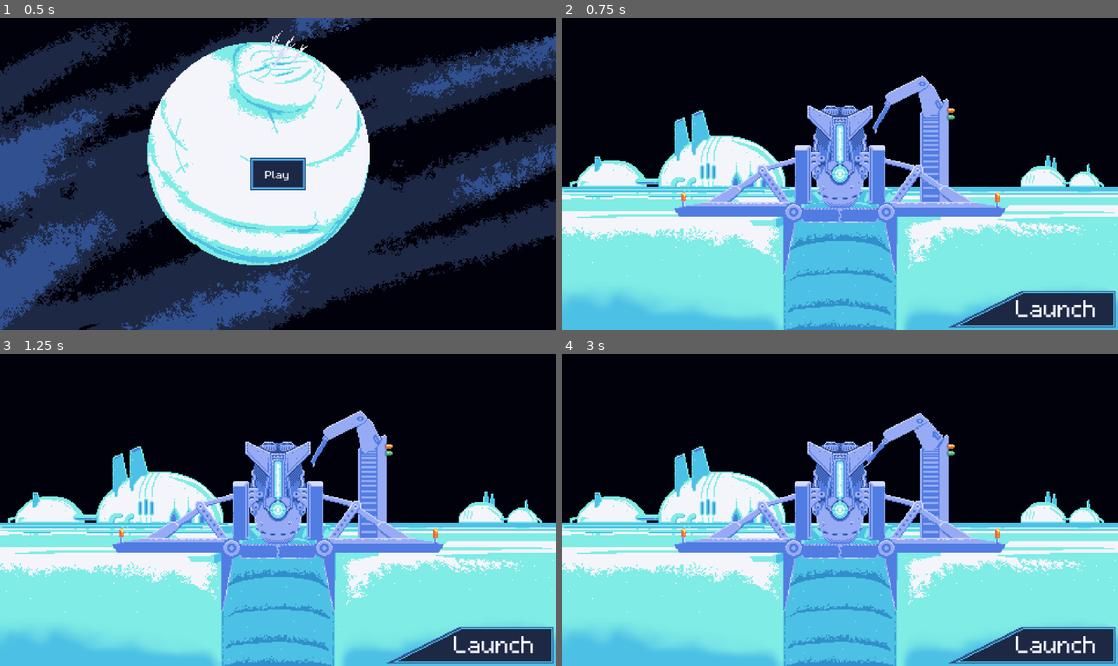
Above: before the commit, frames 1-4 (two rows, left to right).
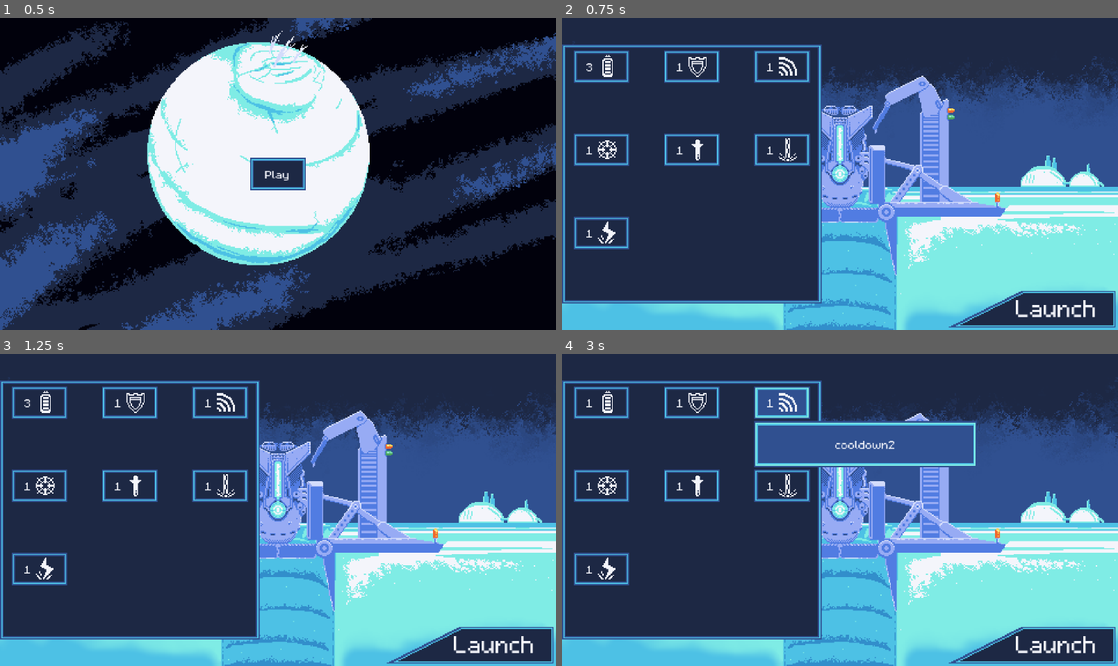
Above: after the commit, the same moments.

Repository: austingwatson/Depths
Game: Godot game, scene res://scenes/title_screen.tscn
The game is run twice, just before and just after one commit, with the same random seed, the same clock (stepped at 60 frames per second) and the same inputs.
Inputs (mouse positions are in pixels of both pictures, inside the frame that each line leads up to):
- Up to frame 1 (0.5 s): no input
- Up to frame 2 (0.75 s): click "Play" at 0.5 s
- Up to frame 3 (1.25 s): no input
- Up to frame 4 (3 s): click (600, 403) at 1.27 s; click (689, 403) at 2.02 s; click (784, 403) at 2.77 s

Frame 1 is identical in both runs. In frame 2, 66% of the frame differs, in the area x 0-100%, y 0-92%; in frame 3, 66%; in frame 4, 68%.

Commit message:
added shop

Diff:
--- a/resources/perm_stats.gd
+++ b/resources/perm_stats.gd
@@ -23,7 +23,7 @@
 @export var sonar_cooldown := 0.0
 
 @export_category("Weapons")
-@export var unlocked_weapns := [true, false, false]
+@export var unlocked_weapons := [true, false, false]
 @export var damage := 0
 @export var range := 0.0
 @export var weapon_cooldown := 0.0
@@ -47,7 +47,54 @@
 @export var shock_range := 0.0
 
 var store := {
-	"unlock_laser": 1,
+	"energy1": 3,
+	"energy2": 1,
+	"energy3": 1,
+
+	"health1": 1,
+	"health2": 1,
+	"health3": 1,
+
+	"cooldown1": 1,
+	"cooldown2": 1,
+	"cooldown3": 1,
+
+	"damage1": 1,
+	"damage2": 1,
+	"damage3": 1,
+
+	"homing": 1,
+
+	"laser": 1,
+	"laser_cost": 1,
+
+	"shock": 1,
+	"shock_range": 1,
+}
+var upgrades := {
+	"energy1": 125.0,
+	"energy2": 150.0,
+	"energy3": 200.0,
+
+	"health1": 15,
+	"health2": 20,
+	"health3": 25,
+
+	"cooldown1": 4.0,
+	"cooldown2": 3.0,
+	"cooldown3": 2.0,
+
+	"damage1": 2,
+	"damage2": 3,
+	"damage3": 4,
+
+	"homing": 100.0,
+
+	"laser": true,
+	"laser_cost": 50.0,
+
+	"shock": true,
+	"shock_range": 200.0 ,
 }
 
 
@@ -55,10 +102,15 @@
 	research += amount
 
 
+func have_enough(unlock: String) -> bool:
+	return store[unlock] <= research
+
+
 func buy(unlock: String) -> bool:
-	if store[unlock] >= research:
+	if store[unlock] <= research:
 		research -= store[unlock]
 		store.erase(unlock)
+		upgrade(unlock)
 		return true
 
 	return false
@@ -66,5 +118,43 @@
 
 func upgrade(unlock: String) -> void:
 	match unlock:
-		"unlock_laser":
-			unlocked_weapns[1] = true
+		"energy1":
+			max_energy = upgrades[unlock]
+		"energy2":
+			max_energy = upgrades[unlock]
+		"energy3":
+			max_energy = upgrades[unlock]
+
+		"health1":
+			max_health = upgrades[unlock]
+		"health2":
+			max_health = upgrades[unlock]
+		"health3":
+			max_health = upgrades[unlock]
+
+		"cooldown1":
+			sonar_cooldown = upgrades[unlock]
+		"cooldown2":
+			sonar_cooldown = upgrades[unlock]
+		"cooldown3":
+			sonar_cooldown = upgrades[unlock]
+
+		"damage1":
+			damage = upgrades[unlock]
+		"damage2":
+			damage = upgrades[unlock]
+		"damage3":
+			damage = upgrades[unlock]
+
+		"homing":
+			torpedo_homing = upgrades[unlock]
+
+		"laser":
+			unlocked_weapons[1] = upgrades[unlock]
+		"laser_cost":
+			laser_energy = upgrades[unlock]
+
+		"shock":
+			unlocked_weapons[2] = upgrades[unlock]
+		"shock_range":
+			shock_range = upgrades[unlock]
--- a/resources/player_stats.tres
+++ b/resources/player_stats.tres
@@ -4,7 +4,7 @@
 
 [resource]
 script = ExtResource("1_wld0n")
-research = 0
+research = 10
 max_speed = 200.0
 acceleration = 100.0
 deceleration = 300.0
@@ -16,7 +16,7 @@
 max_radius = 1000.0
 duration = 5.0
 sonar_cooldown = 5.0
-unlocked_weapns = [true, false, false]
+unlocked_weapons = [true, false, false]
 damage = 0
 range = 1000.0
 weapon_cooldown = 1.0
--- a/scenes/basecamp.tscn
+++ b/scenes/basecamp.tscn
@@ -1,11 +1,13 @@
-[gd_scene load_steps=24 format=3 uid="uid://cyrye5ioh3apg"]
+[gd_scene load_steps=26 format=3 uid="uid://cyrye5ioh3apg"]
 
 [ext_resource type="Script" uid="uid://bayslq4t0gjpo" path="res://scripts/basecamp.gd" id="1_saea2"]
 [ext_resource type="Texture2D" uid="uid://c6jh7urx1kx6w" path="res://assets/textures/level/basecamp_landscape.png" id="2_e2wlb"]
+[ext_resource type="Texture2D" uid="uid://bh7ivwy1m7hpj" path="res://assets/textures/level/sky_scrollable.png" id="2_nxq54"]
 [ext_resource type="Texture2D" uid="uid://qq6n2y0wj6b4" path="res://assets/textures/ui/ui_sheet.png" id="2_saea2"]
 [ext_resource type="Texture2D" uid="uid://c1vsexbykefwl" path="res://assets/textures/level/big_sub.png" id="3_cltb7"]
 [ext_resource type="Texture2D" uid="uid://c856mqgpegm55" path="res://assets/textures/level/repair_arm.png" id="4_nxq54"]
 [ext_resource type="Texture2D" uid="uid://cku7x63j1kd7m" path="res://assets/textures/level/dock_animation.png" id="5_cdnnk"]
+[ext_resource type="PackedScene" uid="uid://r21ikn6owpl5" path="res://scenes/ui/shop.tscn" id="8_cdnnk"]
 
 [sub_resource type="AtlasTexture" id="AtlasTexture_f3dic"]
 atlas = ExtResource("4_nxq54")
@@ -96,6 +98,33 @@
 [sub_resource type="AtlasTexture" id="AtlasTexture_nxq54"]
 atlas = ExtResource("2_saea2")
 region = Rect2(400, 48, 144, 32)
+
+[sub_resource type="Animation" id="Animation_cltb7"]
+length = 0.001
+tracks/0/type = "value"
+tracks/0/imported = false
+tracks/0/enabled = true
+tracks/0/path = NodePath("Dock:frame")
+tracks/0/interp = 1
+tracks/0/loop_wrap = true
+tracks/0/keys = {
+"times": PackedFloat32Array(0),
+"transitions": PackedFloat32Array(1),
+"update": 1,
+"values": [0]
+}
+tracks/1/type = "value"
+tracks/1/imported = false
+tracks/1/enabled = true
+tracks/1/path = NodePath("Sub:position")
+tracks/1/interp = 1
+tracks/1/loop_wrap = true
+tracks/1/keys = {
+"times": PackedFloat32Array(0),
+"transitions": PackedFloat32Array(1),
+"update": 0,
+"values": [Vector2(0, 0)]
+}
 
 [sub_resource type="Animation" id="Animation_o8cly"]
 resource_name = "launch"
@@ -124,33 +153,6 @@
 "values": [Vector2(0, 0), Vector2(0, 194)]
 }
 
-[sub_resource type="Animation" id="Animation_cltb7"]
-length = 0.001
-tracks/0/type = "value"
-tracks/0/imported = false
-tracks/0/enabled = true
-tracks/0/path = NodePath("Dock:frame")
-tracks/0/interp = 1
-tracks/0/loop_wrap = true
-tracks/0/keys = {
-"times": PackedFloat32Array(0),
-"transitions": PackedFloat32Array(1),
-"update": 1,
-"values": [0]
-}
-tracks/1/type = "value"
-tracks/1/imported = false
-tracks/1/enabled = true
-tracks/1/path = NodePath("Sub:position")
-tracks/1/interp = 1
-tracks/1/loop_wrap = true
-tracks/1/keys = {
-"times": PackedFloat32Array(0),
-"transitions": PackedFloat32Array(1),
-"update": 0,
-"values": [Vector2(0, 0)]
-}
-
 [sub_resource type="AnimationLibrary" id="AnimationLibrary_koy8h"]
 _data = {
 &"RESET": SubResource("Animation_cltb7"),
@@ -159,6 +161,15 @@
 
 [node name="Basecamp" type="Node"]
 script = ExtResource("1_saea2")
+sky_speed = 5.0
+
+[node name="Sky" type="Sprite2D" parent="."]
+texture_filter = 1
+texture_repeat = 2
+texture = ExtResource("2_nxq54")
+centered = false
+region_enabled = true
+region_rect = Rect2(0, 0, 960, 270)
 
 [node name="Background" type="Sprite2D" parent="."]
 texture = ExtResource("2_e2wlb")
@@ -206,5 +217,13 @@
 &"": SubResource("AnimationLibrary_koy8h")
 }
 
+[node name="Shop" parent="." instance=ExtResource("8_cdnnk")]
+anchors_preset = 4
+anchor_left = 0.0
+anchor_right = 0.0
+offset_left = 0.0
+offset_right = 224.0
+grow_horizontal = 1
+
 [connection signal="pressed" from="VBoxContainer/Launch" to="." method="_on_launch_pressed"]
 [connection signal="animation_finished" from="AnimationPlayer" to="." method="_on_animation_player_animation_finished"]
--- a/scenes/entity/actor/player.tscn
+++ b/scenes/entity/actor/player.tscn
@@ -52,7 +52,6 @@
 rotation_speed = 5.0
 
 [node name="Energy" parent="." instance=ExtResource("3_v7w8l")]
-infinite_energy = true
 max_energy = 100.0
 energy = 100.0
 passive_refill = 1.0
@@ -116,6 +115,7 @@
 texture = ExtResource("5_f6cxi")
 
 [node name="GlobalLight" type="PointLight2D" parent="."]
+visible = false
 texture = ExtResource("5_f6cxi")
 texture_scale = 10.0
 
--- a/scenes/game.tscn
+++ b/scenes/game.tscn
@@ -7,6 +7,7 @@
 [ext_resource type="PackedScene" uid="uid://8oxdyj66sd4m" path="res://scenes/entity/actor/floater.tscn" id="4_iywne"]
 [ext_resource type="PackedScene" uid="uid://ckn07253t3ahu" path="res://scenes/entity/actor/urchin.tscn" id="4_lbhrr"]
 [ext_resource type="Texture2D" uid="uid://ioy6p73a7v1l" path="res://assets/textures/level/ice_shelf.png" id="6_u5sy4"]
+[ext_resource type="Texture2D" uid="uid://dd60ahlecpedw" path="res://assets/textures/level/dark_currents_parallax.png" id="7_vtaks"]
 [ext_resource type="Texture2D" uid="uid://dokvvrp78f7cn" path="res://assets/textures/level/ice_tunnel.png" id="8_gee14"]
 [ext_resource type="PackedScene" uid="uid://cnnmg6jwxpv4p" path="res://scenes/entity/ice_shelf.tscn" id="9_0tnpc"]
 
@@ -39,6 +40,9 @@
 _limits = [0.0, 10.0, 0.0, 10000.0]
 _data = [Vector2(0, 0), 0.0, 0.0, 0, 0, Vector2(10000, 10), 0.0, 0.0, 0, 0]
 point_count = 2
+
+[sub_resource type="CanvasItemMaterial" id="CanvasItemMaterial_vtaks"]
+light_mode = 1
 
 [sub_resource type="Environment" id="Environment_lbhrr"]
 background_mode = 3
@@ -96,8 +100,18 @@
 centered = false
 offset = Vector2(0, -187)
 
+[node name="ShallowCurrents" type="ParallaxLayer" parent="ParallaxBackground"]
+visible = false
+motion_scale = Vector2(0.1, 1)
+motion_mirroring = Vector2(960, 0)
+
+[node name="Sprite2D" type="Sprite2D" parent="ParallaxBackground/ShallowCurrents"]
+texture = ExtResource("7_vtaks")
+centered = false
+
 [node name="IceTunnel" type="Sprite2D" parent="."]
 z_index = -1
+material = SubResource("CanvasItemMaterial_vtaks")
 texture = ExtResource("8_gee14")
 centered = false
 offset = Vector2(-480, -187)
--- /dev/null
+++ b/scenes/ui/shop.tscn
@@ -0,0 +1,119 @@
+[gd_scene load_steps=12 format=3 uid="uid://r21ikn6owpl5"]
+
+[ext_resource type="Script" uid="uid://c4moyk1cjit1o" path="res://scripts/ui/shop.gd" id="1_ahsc1"]
+[ext_resource type="Texture2D" uid="uid://qq6n2y0wj6b4" path="res://assets/textures/ui/ui_sheet.png" id="2_8v20v"]
+[ext_resource type="PackedScene" uid="uid://bl2twktninjbm" path="res://scenes/ui/upgrade.tscn" id="3_2i61c"]
+
+[sub_resource type="AtlasTexture" id="AtlasTexture_8v20v"]
+atlas = ExtResource("2_8v20v")
+region = Rect2(0, 0, 224, 224)
+
+[sub_resource type="AtlasTexture" id="AtlasTexture_2i61c"]
+atlas = ExtResource("2_8v20v")
+region = Rect2(64, 368, 16, 32)
+
+[sub_resource type="AtlasTexture" id="AtlasTexture_85p0y"]
+atlas = ExtResource("2_8v20v")
+region = Rect2(176, 368, 16, 32)
+
+[sub_resource type="AtlasTexture" id="AtlasTexture_kdvrj"]
+atlas = ExtResource("2_8v20v")
+region = Rect2(160, 368, 16, 32)
+
+[sub_resource type="AtlasTexture" id="AtlasTexture_atewb"]
+atlas = ExtResource("2_8v20v")
+region = Rect2(192, 368, 16, 32)
+
+[sub_resource type="AtlasTexture" id="AtlasTexture_mk32u"]
+atlas = ExtResource("2_8v20v")
+region = Rect2(208, 368, 16, 32)
+
+[sub_resource type="AtlasTexture" id="AtlasTexture_quulj"]
+atlas = ExtResource("2_8v20v")
+region = Rect2(240, 368, 16, 32)
+
+[sub_resource type="AtlasTexture" id="AtlasTexture_xk8hd"]
+atlas = ExtResource("2_8v20v")
+region = Rect2(224, 368, 16, 32)
+
+[node name="Shop" type="CenterContainer"]
+anchors_preset = 8
+anchor_left = 0.5
+anchor_top = 0.5
+anchor_right = 0.5
+anchor_bottom = 0.5
+offset_left = -112.0
+offset_top = -112.0
+offset_right = 112.0
+offset_bottom = 112.0
+grow_horizontal = 2
+grow_vertical = 2
+script = ExtResource("1_ahsc1")
+
+[node name="Background" type="TextureRect" parent="."]
+custom_minimum_size = Vector2(50, 0)
+layout_mode = 2
+texture = SubResource("AtlasTexture_8v20v")
+
+[node name="MarginContainer" type="MarginContainer" parent="Background"]
+layout_mode = 1
+anchors_preset = 15
+anchor_right = 1.0
+anchor_bottom = 1.0
+grow_horizontal = 2
+grow_vertical = 2
+theme_override_constants/margin_left = 10
+theme_override_constants/margin_top = 3
+theme_override_constants/margin_right = 10
+theme_override_constants/margin_bottom = 10
+
+[node name="GridContainer" type="GridContainer" parent="Background/MarginContainer"]
+layout_mode = 2
+theme_override_constants/h_separation = 30
+theme_override_constants/v_separation = 40
+columns = 3
+
+[node name="MaxEnergy" parent="Background/MarginContainer/GridContainer" instance=ExtResource("3_2i61c")]
+layout_mode = 2
+store_names = Array[String](["energy1", "energy2", "energy3"])
+tool_tip_strings = Array[String](["energy1", "energy2", "energy3"])
+icon_texture = SubResource("AtlasTexture_2i61c")
+
+[node name="MaxHealth" parent="Background/MarginContainer/GridContainer" instance=ExtResource("3_2i61c")]
+layout_mode = 2
+store_names = Array[String](["health1", "health2", "health3"])
+tool_tip_strings = Array[String](["health1", "health2", "health3"])
+icon_texture = SubResource("AtlasTexture_85p0y")
+
+[node name="SonarCooldown" parent="Background/MarginContainer/GridContainer" instance=ExtResource("3_2i61c")]
+layout_mode = 2
+store_names = Array[String](["cooldown1", "cooldown2", "cooldown3"])
+tool_tip_strings = Array[String](["cooldown1", "cooldown2", "cooldown3"])
+icon_texture = SubResource("AtlasTexture_kdvrj")
+
+[node name="WeaponDamage" parent="Background/MarginContainer/GridContainer" instance=ExtResource("3_2i61c")]
+layout_mode = 2
+store_names = Array[String](["damage1", "damage2", "damage3"])
+tool_tip_strings = Array[String](["damage1", "damage2", "damage3"])
+icon_texture = SubResource("AtlasTexture_atewb")
+
+[node name="Torpedo" parent="Background/MarginContainer/GridContainer" instance=ExtResource("3_2i61c")]
+layout_mode = 2
+store_names = Array[String](["homing"])
+tool_tip_strings = Array[String](["homing"])
+icon_texture = SubResource("AtlasTexture_mk32u")
+
+[node name="Laser" parent="Background/MarginContainer/GridContainer" instance=ExtResource("3_2i61c")]
+layout_mode = 2
+store_names = Array[String](["laser", "laser_cost"])
+tool_tip_strings = Array[String](["laser", "laser_cost"])
+icon_texture = SubResource("AtlasTexture_quulj")
+
+[node name="Shock" parent="Background/MarginContainer/GridContainer" instance=ExtResource("3_2i61c")]
+layout_mode = 2
+store_names = Array[String](["shock", "shock_range"])
+tool_tip_strings = Array[String](["shock", "shock_range"])
+icon_texture = SubResource("AtlasTexture_xk8hd")
+
+[node name="TestLabel" type="Label" parent="."]
+layout_mode = 2
--- /dev/null
+++ b/scenes/ui/upgrade.tscn
@@ -0,0 +1,76 @@
+[gd_scene load_steps=8 format=3 uid="uid://bl2twktninjbm"]
+
+[ext_resource type="Texture2D" uid="uid://qq6n2y0wj6b4" path="res://assets/textures/ui/ui_sheet.png" id="1_12g64"]
+[ext_resource type="Script" uid="uid://bgabjmimyfw1" path="res://scripts/ui/upgrade.gd" id="2_hr5fq"]
+[ext_resource type="FontFile" uid="uid://dbwh2vnpvxyt" path="res://assets/textures/ui/m5x7.ttf" id="3_cjoub"]
+
+[sub_resource type="AtlasTexture" id="AtlasTexture_hr5fq"]
+atlas = ExtResource("1_12g64")
+region = Rect2(0, 320, 48, 32)
+
+[sub_resource type="AtlasTexture" id="AtlasTexture_12g64"]
+atlas = ExtResource("1_12g64")
+region = Rect2(96, 320, 48, 32)
+
+[sub_resource type="AtlasTexture" id="AtlasTexture_cjoub"]
+atlas = ExtResource("1_12g64")
+region = Rect2(48, 320, 48, 32)
+
+[sub_resource type="AtlasTexture" id="AtlasTexture_0rpqn"]
+atlas = ExtResource("1_12g64")
+region = Rect2(16, 256, 192, 32)
+
+[node name="Upgrade" type="TextureButton"]
+offset_right = 48.0
+offset_bottom = 32.0
+texture_normal = SubResource("AtlasTexture_hr5fq")
+texture_pressed = SubResource("AtlasTexture_12g64")
+texture_hover = SubResource("AtlasTexture_cjoub")
+script = ExtResource("2_hr5fq")
+
+[node name="HBoxContainer" type="HBoxContainer" parent="."]
+layout_mode = 1
+anchors_preset = 15
+anchor_right = 1.0
+anchor_bottom = 1.0
+grow_horizontal = 2
+grow_vertical = 2
+alignment = 1
+
+[node name="Cost" type="Label" parent="HBoxContainer"]
+layout_mode = 2
+theme_override_colors/font_color = Color(0.960784, 0.964706, 0.988235, 1)
+theme_override_fonts/font = ExtResource("3_cjoub")
+text = "1"
+vertical_alignment = 1
+
+[node name="Icon" type="TextureRect" parent="HBoxContainer"]
+layout_mode = 2
+stretch_mode = 3
+
+[node name="ToolTip" type="TextureRect" parent="."]
+visible = false
+layout_mode = 0
+offset_top = 32.0
+offset_right = 192.0
+offset_bottom = 72.0
+texture = SubResource("AtlasTexture_0rpqn")
+
+[node name="Label" type="Label" parent="ToolTip"]
+layout_mode = 1
+anchors_preset = 15
+anchor_right = 1.0
+anchor_bottom = 1.0
+grow_horizontal = 2
+grow_vertical = 2
+theme_override_colors/font_color = Color(0.960784, 0.964706, 0.988235, 1)
+theme_override_fonts/font = ExtResource("3_cjoub")
+text = "This is a test to see what each updrade is supposed to say what idsfasdf"
+horizontal_alignment = 1
+vertical_alignment = 1
+autowrap_mode = 3
+clip_text = true
+
+[connection signal="mouse_entered" from="." to="." method="_on_mouse_entered"]
+[connection signal="mouse_exited" from="." to="." method="_on_mouse_exited"]
+[connection signal="pressed" from="." to="." method="_on_pressed"]
--- a/scripts/basecamp.gd
+++ b/scripts/basecamp.gd
@@ -1,5 +1,7 @@
 extends Node
 
+@export var sky_speed := 0.0
+@onready var sky := $Sky
 @onready var arm := $Arm
 @onready var animation_player := $AnimationPlayer
 var player_stats: PermStats = EntityManager.player_stats
@@ -7,6 +9,12 @@
 
 func _ready() -> void:
 	arm.play("default")
+
+
+func _physics_process(delta: float) -> void:
+	sky.position.x -= sky_speed * delta
+	if sky.position.x <= -480:
+		sky.position.x = 0
 
 
 func _on_launch_pressed() -> void:
--- a/scripts/entity/actor/player.gd
+++ b/scripts/entity/actor/player.gd
@@ -68,6 +68,39 @@
 	shock_cooldown.timer.wait_time = player_stats.weapon_cooldown + player_stats.shock_cooldown
 
 
+func _unhandled_input(_event: InputEvent) -> void:
+	if Input.is_action_just_released("change_weapon_up"):
+		match weapon:
+			Weapon.TORPEDO:
+				if player_stats.unlocked_weapons[1]:
+					weapon = Weapon.LASER
+				elif player_stats.unlocked_weapons[2]:
+					weapon = Weapon.SHOCK
+			Weapon.LASER:
+				if player_stats.unlocked_weapons[2]:
+					weapon = Weapon.SHOCK
+				else:
+					weapon = Weapon.TORPEDO
+			Weapon.SHOCK:
+				weapon = Weapon.TORPEDO
+	elif Input.is_action_just_released("change_weapon_down"):
+		match weapon:
+			Weapon.TORPEDO:
+				if player_stats.unlocked_weapons[2]:
+					weapon = Weapon.SHOCK
+				elif player_stats.unlocked_weapons[1]:
+					weapon = Weapon.LASER
+			Weapon.LASER:
+				weapon = Weapon.TORPEDO
+			Weapon.SHOCK:
+				if player_stats.unlocked_weapons[1]:
+					weapon = Weapon.LASER
+				else:
+					weapon = Weapon.TORPEDO
+
+	print(weapon)
+
+
 func _physics_process(delta: float) -> void:
 	var direction := Vector2.RIGHT.rotated(rotation)
 
--- /dev/null
+++ b/scripts/ui/shop.gd
@@ -0,0 +1,6 @@
+class_name Shop
+extends Control
+
+
+func _ready() -> void:
+	$TestLabel.queue_free()
--- /dev/null
+++ b/scripts/ui/upgrade.gd
@@ -0,0 +1,49 @@
+extends TextureButton
+
+@export var store_names: Array[String] = [""]
+@export var tool_tip_strings: Array[String] = [""]
+@export var icon_texture: Texture2D
+@onready var cost := $HBoxContainer/Cost
+@onready var tool_tip := $ToolTip
+@onready var tool_tip_label := $ToolTip/Label
+var current_upgrade := 0
+var player_stats := EntityManager.player_stats
+
+
+func _ready() -> void:
+	reinit()
+	$HBoxContainer/Icon.texture = icon_texture
+
+
+func _physics_process(_delta: float) -> void:
+	if current_upgrade < store_names.size():
+		disabled = not player_stats.have_enough(store_names[current_upgrade])
+
+
+func reinit() -> void:
+	while not player_stats.store.has(store_names[current_upgrade]):
+		current_upgrade += 1
+		if current_upgrade >= store_names.size():
+			queue_free()
+			return
+
+	cost.text = str(player_stats.store[tool_tip_strings[current_upgrade]])
+	tool_tip_label.text = tool_tip_strings[current_upgrade]
+
+
+func _on_mouse_entered() -> void:
+	tool_tip.visible = true
+
+
+func _on_mouse_exited() -> void:
+	tool_tip.visible = false
+
+
+func _on_pressed() -> void:
+	var success := player_stats.buy(store_names[current_upgrade])
+	if success:
+		current_upgrade += 1
+		if current_upgrade >= store_names.size():
+			queue_free()
+		else:
+			reinit()
Not shown, added: assets/textures/level/currents_parallax.png.import
Not shown, added: assets/textures/level/dark_currents_parallax.png.import
Not shown, added: assets/textures/level/ice_background_parallax.png.import
Not shown, added: assets/textures/level/ice_middleground_parallax.png.import
Not shown: 1 places in scenes/game.tscn that only renumber resources
Not shown, added: scripts/ui/shop.gd.uid
Not shown, added: scripts/ui/upgrade.gd.uid
